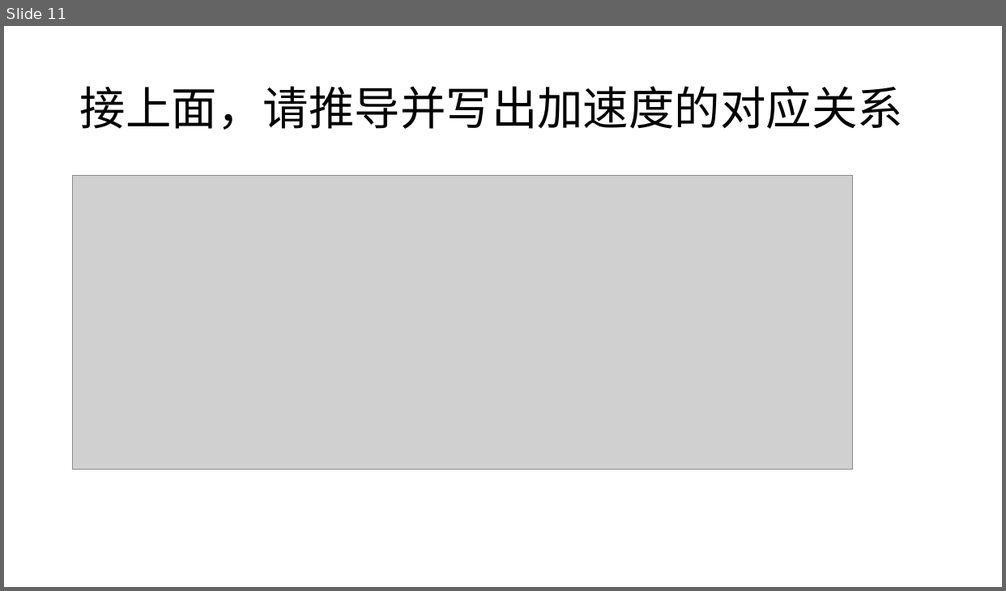
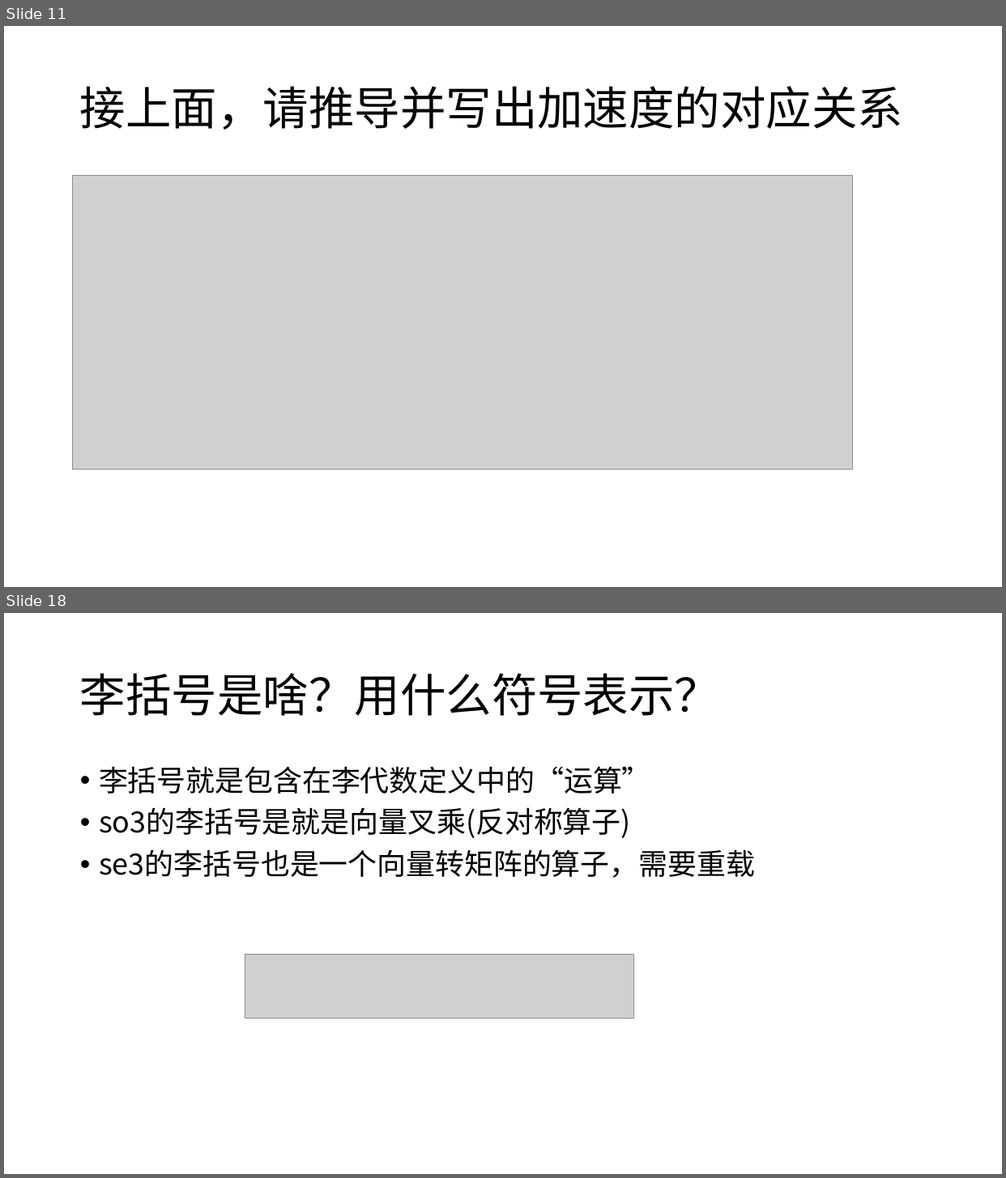
Before and after one commit to CR7dongfeng/State-Estimation, a slide deck: 3D知识清单.pptx. Shown one above the other, each under a label of ours: slide 11 before the commit, slides 11 and 18 after it; the slides between them are not shown. The pictures are 1006x591 and 1006x1178 pixels, drawn with LibreOffice and Linux fonts; fonts in the diff are those of the drawing; grey boxes stand for pictures. Boxes give left, top, right and bottom in pixels: in the first picture for what was removed or moved away, otherwise in the second. Text is boxed around its words. In the diff, an @@ line names an element or a change of style, - is before the commit and + after.

```diff
--- a/3D知识清单.pptx
+++ b/3D知识清单.pptx
@@ slide 18 added at [4,613,1002,1174], background #FFFFFF @@
@@ title added at [80,673,720,716], 44 pt, text #000000 @@
+李括号是啥？用什么符号表示？
@@ text added at [99,766,755,878], 28 pt, text #000000 @@
+• 李括号就是包含在李代数定义中的“运算”
+• so3的李括号是就是向量叉乘(反对称算子)
+• se3的李括号也是一个向量转矩阵的算子，需要重载
@@ picture added at [246,954,634,1019] @@
```
Also in this commit, not shown: 2 slides changed, 16 other slides added.
